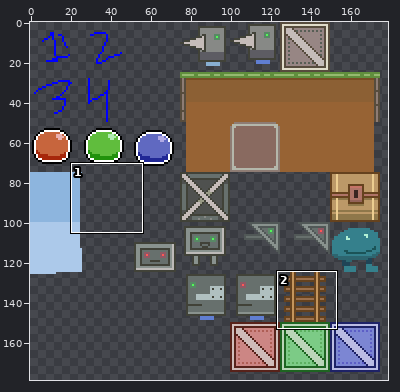
File history of a sprite sheet, assets/graphics/tilesheet.png. The first picture is a wide view before the edit; the outline marks the close-up.
Close-up. Before the commit:
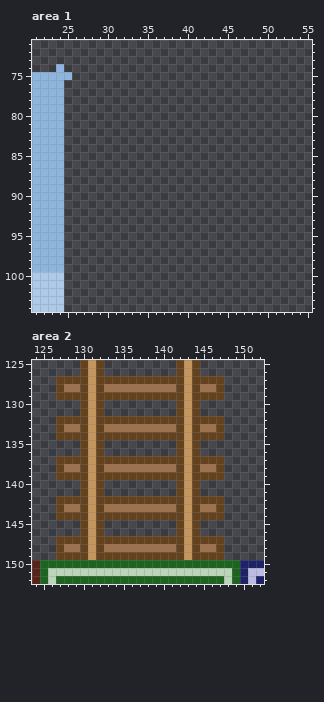
The file is 200x200 pixels. Colours within 5 levels of each other are drawn and written as one. Shown: area 1: x 21..55, y 71..104; area 2: x 124..152, y 125..152. The wide view leaves out empty margins. The commit also changed other parts of the picture, which this record leaves out.
The same view after the edit:
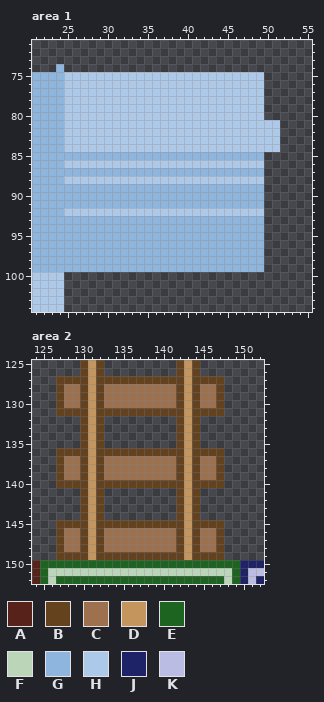
Palette (. is transparent): A #57221a  B #65421e  C #9d714d  D #c4955c  E #1e6421  F #bad5b8  G #8db5de  H #acc9ea  J #1e2266  K #babce3
From old to new:
Area 1:
Colour G now appears in row 85 at x 25 to 49; in row 87 at x 25 to 49; in rows 89 to 91 at x 25 to 49; in rows 93 to 99 at x 25 to 49.
Colour H now appears in row 75 at x 26 to 49; in rows 76 to 80 at x 25 to 49; in rows 81 to 84 at x 25 to 51; in row 86 at x 25 to 49; in row 88 at x 25 to 49; in row 92 at x 25 to 49.
The author changed colour G to colour H in row 75 at x 25.
Area 2:
Colour B now appears in row 130 at x 127 and 147; in row 131 at x 127 to 129, 133 to 141 and 145 to 147; in row 136 at x 127 to 129, 133 to 141 and 145 to 147; in row 140 at x 127 to 129, 133 to 141 and 145 to 147; in row 145 at x 127 to 129, 133 to 141 and 145 to 147; in row 146 at x 127 and 147.
Colour C now appears in row 130 at x 128 to 129, 133 to 141 and 145 to 146; in row 146 at x 128 to 129, 133 to 141 and 145 to 146.
The author changed colour B to colour C in row 129 at x 128 to 129, 133 to 141 and 145 to 146; in row 137 at x 128 to 129, 133 to 141 and 145 to 146; in row 139 at x 128 to 129, 133 to 141 and 145 to 146; in row 147 at x 128 to 129, 133 to 141 and 145 to 146.
Colour B is removed in row 132 at x 127 to 129, 133 to 141 and 145 to 147; in row 133 at x 127 and 147; in row 134 at x 127 to 129, 133 to 141 and 145 to 147; in row 142 at x 127 to 129, 133 to 141 and 145 to 147; in row 143 at x 127 and 147; in row 144 at x 127 to 129, 133 to 141 and 145 to 147.
Colour C is removed in row 133 at x 128 to 129, 133 to 141 and 145 to 146; in row 143 at x 128 to 129, 133 to 141 and 145 to 146.
Changed places in both close-ups, as pixel boxes (x1, y1, x2, y2):
changed: (64, 72, 280, 272)
changed: (56, 392, 80, 544)
changed: (104, 392, 176, 544)
changed: (200, 392, 224, 544)
